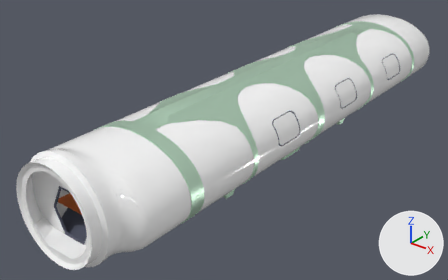
The glTF model Assets/Ground_Passenger_Pod/Ground_Passenger_Pod.glb: old version first, new version second.
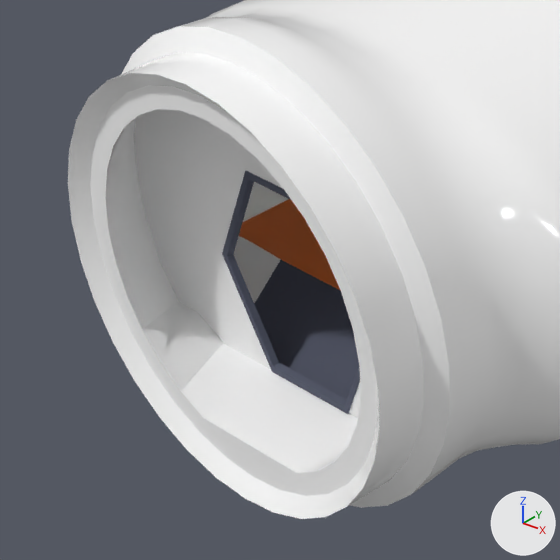
Each version appears first whole from a camera (50 mm lens) standing at (1.593, -2.472, 1.184) and looking at (-0.145, -0.299, -0.164), and next in a close-up on the part from 0% to 30% of the width and 52% to 100% of the height. The axes (+X, +Y, +Z) are drawn at lower right. The lights are the same throughout. Objects named as collision shapes, trigger or cutter boxes, shadow casters or lower levels of detail are left out. Where no turn or scale is listed for an object, it has been applied to the vertices. Vertices at the same position are counted once.

Before the edit, the objects in view are built like this:
```python
me_cylinder = bpy.data.meshes.new('Cylinder')
me_cylinder.from_pydata(...)  # 3592 vertices, 7284 faces; spans x -0.3..0.3, y -1.43..1.27, z -0.22..0.23
# faces by material slot: [3164, 370, 1356, 1844, 550]
me_cylinder.materials.append(mat_white_glossy)  # white #ffffff
me_cylinder.materials.append(mat_pumpkin_semigloss)  # orange #f07928
me_cylinder.materials.append(mat_bluegray_matte)  # dark blue #535769
me_cylinder.materials.append(mat_mint_metallic)  # white #ddffe6
me_cylinder.materials.append(mat_glass_in_equipment)  # white #ffffff
me_cylinder_005 = bpy.data.meshes.new('Cylinder.005')
me_cylinder_005.from_pydata(...)  # 64 vertices, 116 faces; spans x -0.098..0.098, y -0.002..0.173, z -0.002..0.1
me_cylinder_005.materials.append(mat_pumpkin_semigloss)  # orange #f07928
ob_ground_passenger_pod = bpy.data.objects.new('Ground_Passenger_Pod', me_cylinder)
ob_ground_passenger_pod.location = (0.0, 0.0, 0.0)
ob_passengerpod_hatch = bpy.data.objects.new('PassengerPod_Hatch', me_cylinder_005)
ob_passengerpod_hatch.location = (0.002, -1.341, 0.08)
```
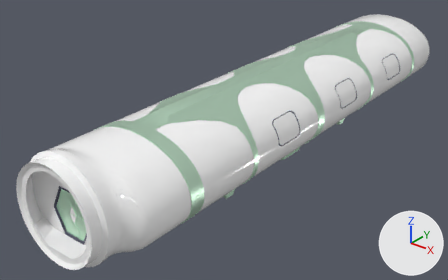
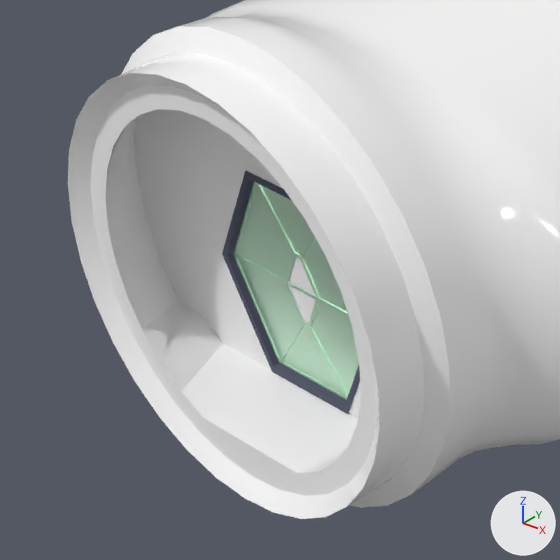
The newer file is also rescaled (x10.0), turned or shifted as a whole; pictures and numbers use the older file's frame.

Changed parts and their boxes [x1, y1, x2, y2] in the close-ups (560 x 560 px):
part 1 of me_cylinder_005, added: after [233, 182, 349, 400]
part 2 of me_cylinder_005, added: after [236, 184, 359, 396]

The change, as a list of edits to the scene's bpy script:
```text
Change me_cylinder_005:
    used by ob_passengerpod_hatch; location = (0.002, -1.341, 0.08)
    remove me_cylinder_005.from_pydata(...)  # 64 vertices, 116 faces; spans x -0.098..0.098, y -0.002..0.173, z -0.002..0.1
    remove me_cylinder_005.materials.append(mat_pumpkin_semigloss)  # orange #f07928
    add me_cylinder_005.from_pydata(...)  # 208 vertices, 432 faces; spans x -0.098..0.098, y -0.002..0.003, z -0.199..0.002
    me_cylinder_005 part 1: a new loose piece of 120 vertices spanning x -0.098..0.098, y -0.002..0.003, z -0.199..-0.002, in mat_mint_metallic (white #ddffe6)
    me_cylinder_005 part 2: a new loose piece of 28 vertices spanning x -0.094..0.094, y -0.001..0.002, z -0.195..-0.006
    add me_cylinder_005.materials.append(mat_mint_metallic)  # white #ddffe6
    add me_cylinder_005.materials.append(mat_glass_in_equipment)  # white #ffffff
```
